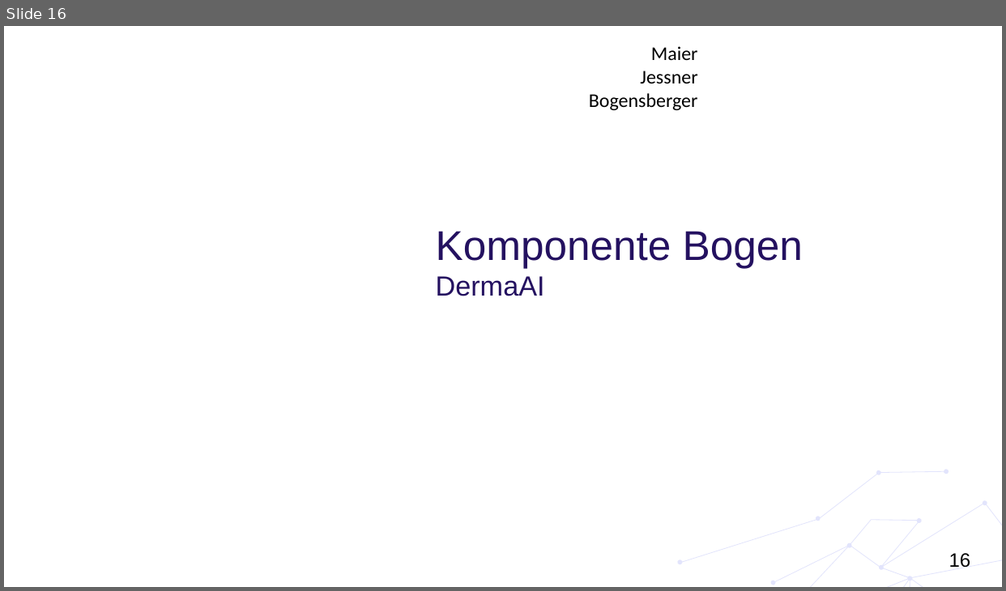
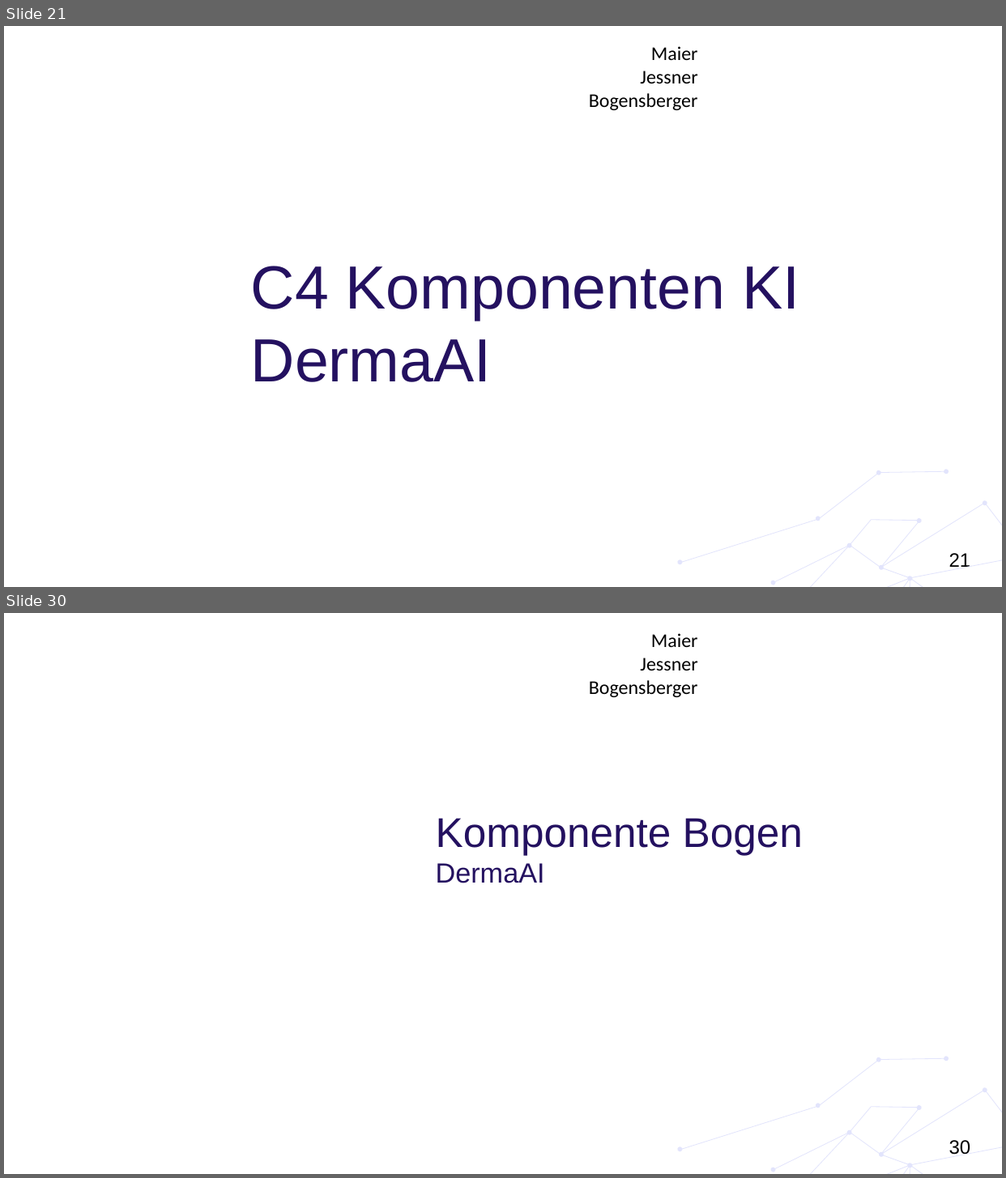
Before and after one commit to huthuthiddeli/DermaAI, a slide deck: documents/DA11_DermaAI_Präsentation3.pptx. Shown one above the other, each under a label of ours: slide 16 before the commit, slides 21 and 30 after it; the slides between them are not shown. The pictures are 1006x591 and 1006x1178 pixels, drawn with LibreOffice and Linux fonts; fonts in the diff are those of the drawing; background and template pictures are left out. Boxes give left, top, right and bottom in pixels: in the first picture for what was removed or moved away, otherwise in the second. Text is boxed around its words. In the diff, an @@ line names an element or a change of style, - is before the commit and + after.

```diff
--- a/documents/DA11_DermaAI_Präsentation3.pptx
+++ b/documents/DA11_DermaAI_Präsentation3.pptx
@@ slide 21 added at [4, 26, 1002, 587], background #FFFFFF; not listed: 4 template elements that a slide beside it also shows @@
@@ title added at [251, 266, 799, 382], 44 pt, text #241160 @@
+C4 Komponenten KI
+DermaAI
@@ what was slide 16 is now slide 30 @@
@@ page number at [949, 1140, 971, 1155]: text changed @@
-16
+30
```
Also in this commit, not shown: 3 slides changed, 16 other slides added, 4 slides removed, 13 other files.
